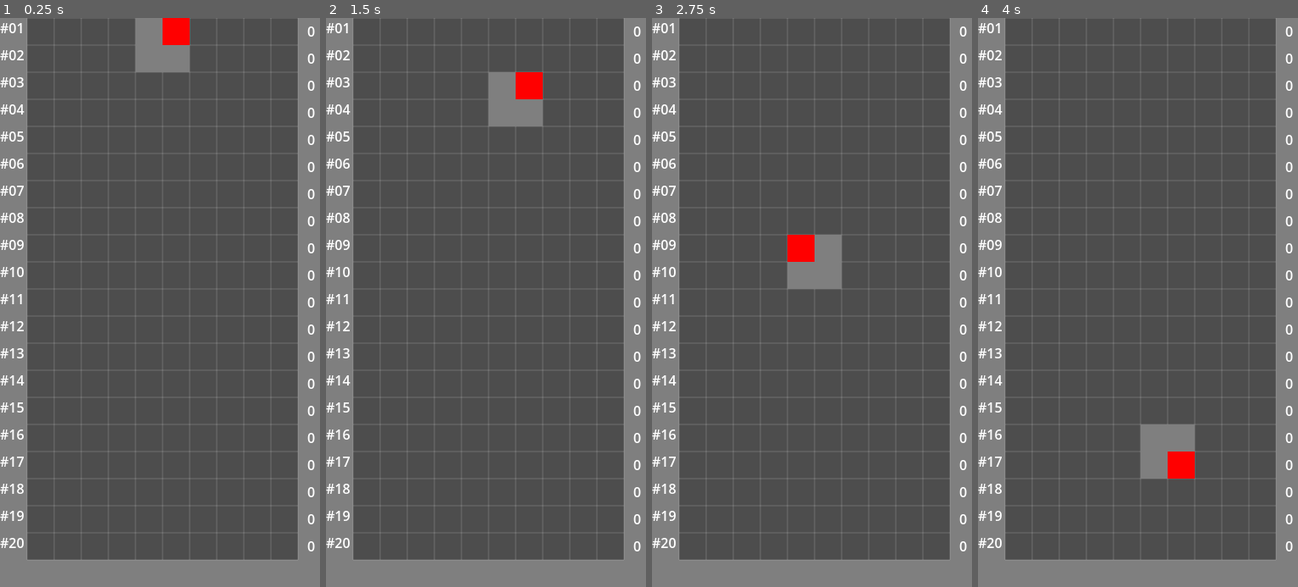
Above: before the commit, frames 1-4 (left to right).
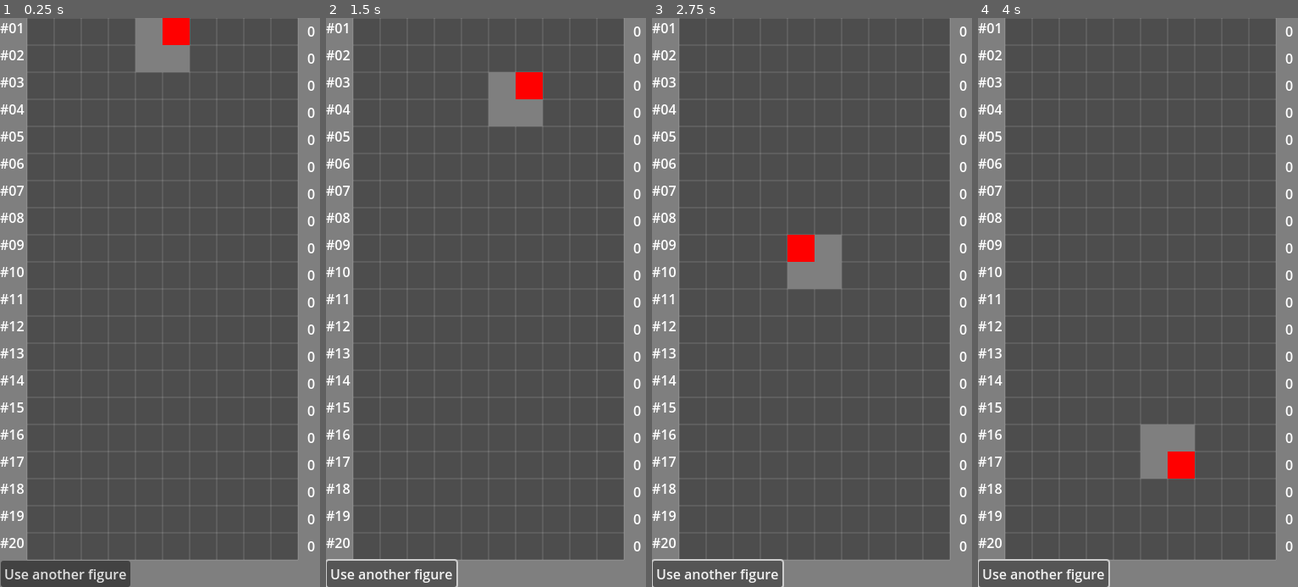
Above: after the commit, the same moments.

Repository: lacedon/mana-tetris
Game: Godot game, scene res://src/components/field/field.tscn
Same seed, same stepped clock (60 frames per second), same inputs: the game is played once before the commit and once after it.
Inputs (mouse positions are in pixels of both pictures, inside the frame that each line leads up to):
- Up to frame 1 (0.25 s): no input
- Up to frame 2 (1.5 s): click (393, 575) at 0.5 s, where only the run after the commit has a clickable "Use another figure"; tap Enter at 1.25 s; hold Right (move-right) from 1.28 s (still down); hold S (drop) from 1.28 s (still down)
- Up to frame 3 (2.75 s): release Right (move-right) at 2.03 s; release S (drop) at 2.03 s; hold Left (move-left) from 2.03 s (still down); tap Up (rotate) at 2.1 s
- Up to frame 4 (4 s): tap Space at 2.75 s; release Left (move-left) at 2.78 s; hold S (drop) 2.78-3.53 s; hold Right (move-right) from 2.78 s (still down); tap Up (rotate) at 3.6 s

The runs differ from the first frame. In frame 1, 1.8% of the frame differs, in the area x 0-41%, y 95-100%; in frame 2, 2.0%, in the area x 0-42%, y 95-100%; in frame 3, 2.0%; in frame 4, 2.0%.

Commit message:
Replace change figure button

Diff:
--- a/src/components/field/field.tscn
+++ b/src/components/field/field.tscn
@@ -20,11 +20,10 @@
 [node name="UI" type="CanvasLayer" parent="."]
 
 [node name="UseNextFigure" type="Button" parent="UI"]
-visible = false
-offset_left = 16.0
-offset_top = 99.0
-offset_right = 169.0
-offset_bottom = 130.0
+offset_left = 1.0
+offset_top = 641.0
+offset_right = 154.0
+offset_bottom = 672.0
 text = "Use another figure"
 
 [node name="State" type="Node" parent="."]
